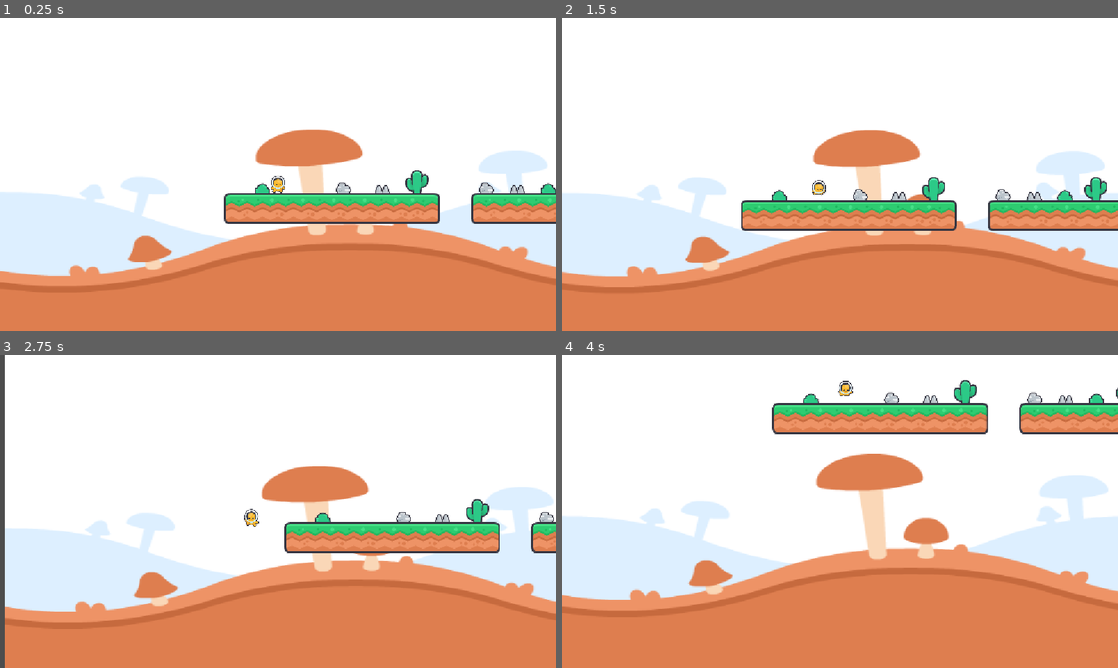
Above: before the commit, frames 1-4 (two rows, left to right).
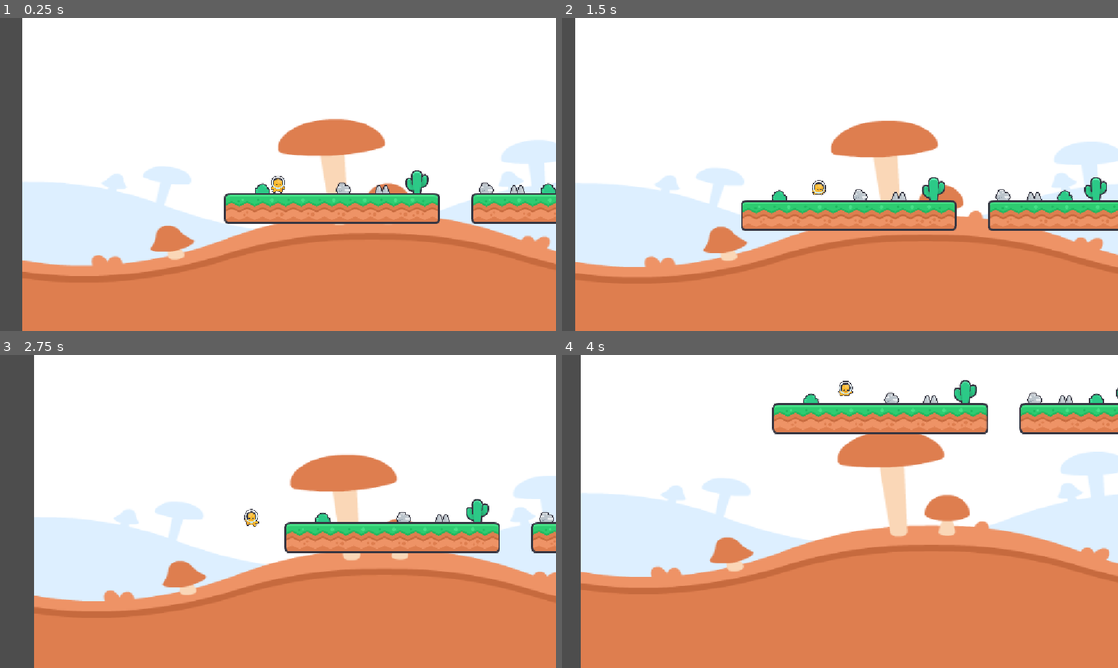
Above: after the commit, the same moments.

Repository: jet1211466/godot_platformer
Game: Godot game, scene res://scenes/level_1.tscn
The game is run twice, just before and just after one commit, with the same random seed, the same clock (stepped at 60 frames per second) and the same inputs.
Inputs:
- Up to frame 1 (0.25 s): no input
- Up to frame 2 (1.5 s): tap Enter (ui_accept) at 0.5, 0.77 s; hold Right (ui_right) from 0.53 s (still down)
- Up to frame 3 (2.75 s): tap Enter (ui_accept) at 1.52 s; release Right (ui_right) at 2.03 s; hold Left (ui_left) from 2.03 s (still down)
- Up to frame 4 (4 s): release Left (ui_left) at 2.78 s; hold Right (ui_right) from 2.78 s (still down); tap Enter (ui_accept) at 3.02, 3.77 s

The runs differ from the first frame. In frame 1, 15% of the frame differs, in the area x 0-100%, y 0-100%; in frame 2, 13%; in frame 3, 17%; in frame 4, 21%.

Commit message:
nothing special

Diff:
--- a/scenes/background.tscn
+++ b/scenes/background.tscn
@@ -3,7 +3,7 @@
 [ext_resource type="Texture2D" uid="uid://duqi6xgieidof" path="res://sprites/background_color_mushrooms.png" id="1_bkp1e"]
 
 [node name="background" type="Parallax2D" unique_id=975687206]
-scroll_scale = Vector2(0.1, 0.1)
+scroll_scale = Vector2(0.2, 0.2)
 scroll_offset = Vector2(208, 256)
 metadata/_edit_group_ = true
 
--- a/scenes/level_1.tscn
+++ b/scenes/level_1.tscn
@@ -4776,7 +4776,7 @@
 position = Vector2(1000, 560)
 
 [node name="TileMapLayer" type="TileMapLayer" parent="." unique_id=363959944]
-tile_map_data = PackedByteArray("AAAAAAkAAAABAAoAAAABAAkAAAA …(192 unchanged characters)… CAAoAAAAPAAkAAAACAAoAAAAQAAkAAAAFAAoAAAA=")
+tile_map_data = PackedByteArray("AAAAAAkAAAABAAoAAAABAAkAAAA …(192 unchanged characters)… CAAoAAAAPAAkAAAACAAoAAAAQAAkAAAAFAAoAAAASAAkAAAABAAoAAAATAAkAAAACAAoAAAAUAAkAAAACAAoAAAAVAAkAAAACAAoAAAAWAAkAAAACAAoAAAAXAAkAAAACAAoAAAAYAAkAAAACAAoAAAAZAAkAAAACAAoAAAAaAAkAAAAFAAoAAAA=")
 tile_set = SubResource("TileSet_xcuk0")
 
 [node name="backgroundMusic" type="AudioStreamPlayer" parent="." unique_id=1336305021]
--- /dev/null
+++ b/scripts/background.gd
@@ -0,0 +1,11 @@
+extends Parallax2D
+
+
+# Called when the node enters the scene tree for the first time.
+func _ready() -> void:
+	pass # Replace with function body.
+
+
+# Called every frame. 'delta' is the elapsed time since the previous frame.
+func _process(delta: float) -> void:
+	pass
Not shown, added: scripts/background.gd.uid
